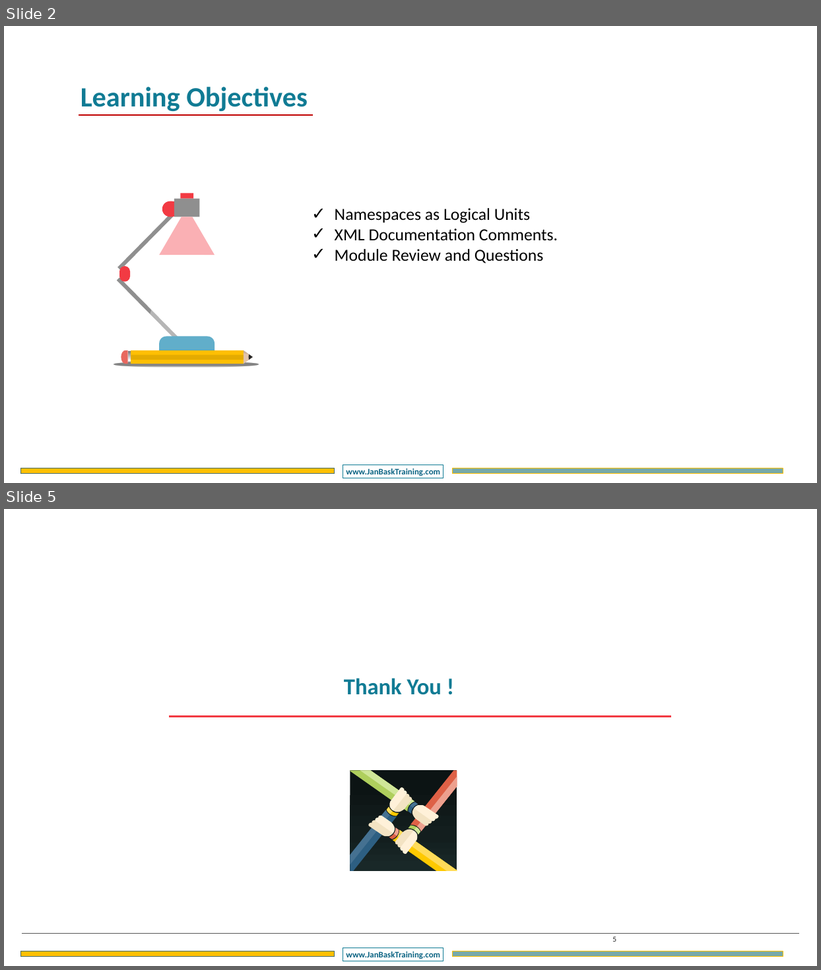
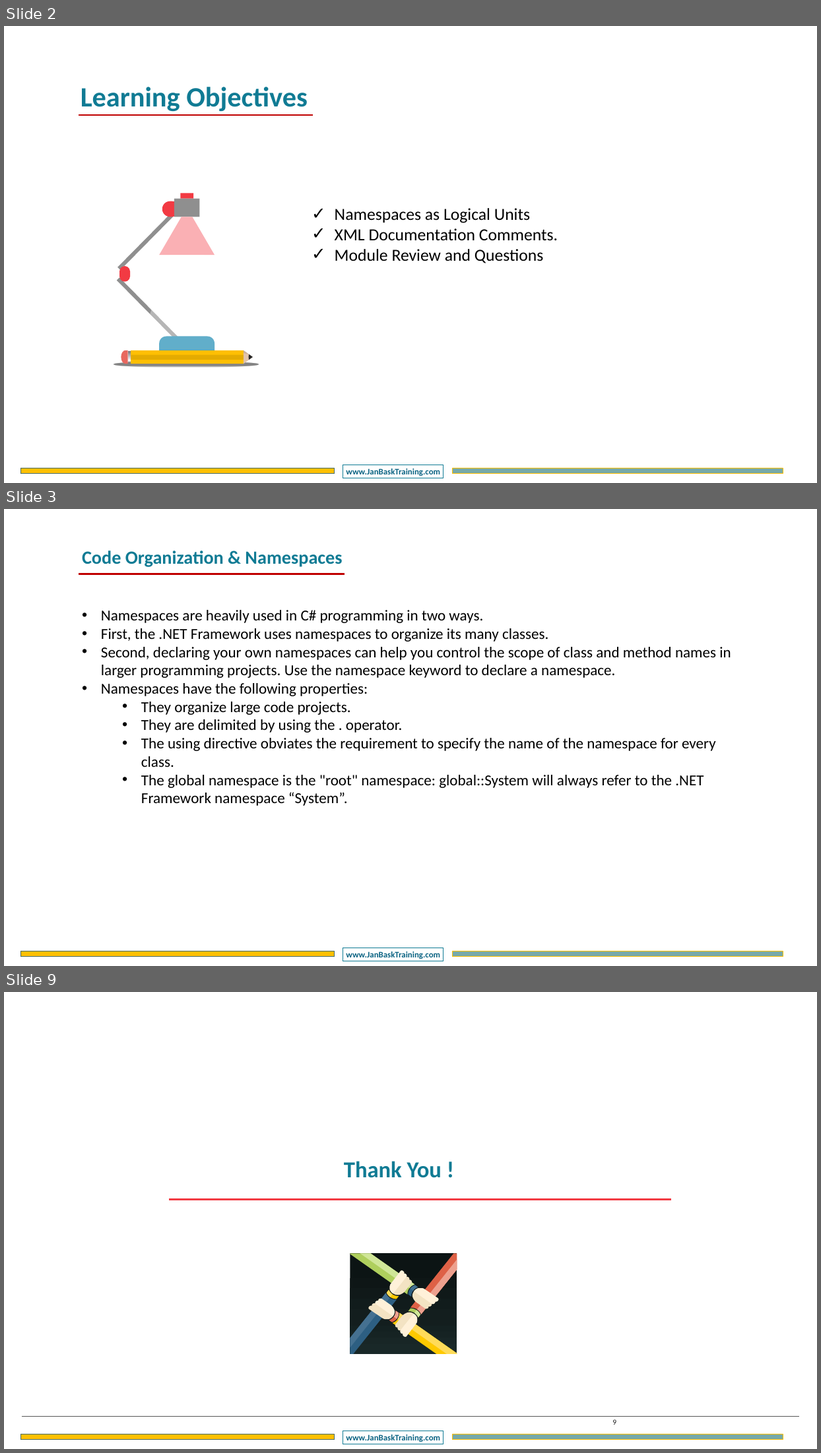
Before and after one commit to DotNetTraining/DotNetEssentials, a slide deck: slides/OOPC/OOPC - Chapter5.pptx. Shown one above the other, each under a label of ours: slides 2 and 5 before the commit, slides 2, 3 and 9 after it; the slides between them are not shown. The pictures are 821x970 and 821x1453 pixels, drawn with LibreOffice and Linux fonts; fonts in the diff are those of the drawing; background and template pictures are left out. Boxes give left, top, right and bottom in pixels: in the first picture for what was removed or moved away, otherwise in the second. Text is boxed around its words. In the diff, an @@ line names an element or a change of style, - is before the commit and + after.

```diff
--- a/slides/OOPC/OOPC - Chapter5.pptx
+++ b/slides/OOPC/OOPC - Chapter5.pptx
@@ slide 3 added at [4,509,817,966], background #FFFFFF; not listed: 3 template elements that a slide beside it also shows @@
@@ text added at [82,551,342,567], 44 pt, text #107B94, bold @@
+Code Organization & Namespaces
@@ line added from (79, 574) to (345, 574), #C00000 4.5 pt @@
@@ text added at [101,610,731,806], 36 pt, text #000000 @@
+• Namespaces are heavily used in C# programming in two ways.
+• First, the .NET Framework uses namespaces to organize its many classes.
+• Second, declaring your own namespaces can help you control the scope of class and method names in larger programming projects. Use the namespace keyword to declare a namespace.
+• Namespaces have the following properties:
+  • They organize large code projects.
+  • They are delimited by using the . operator.
+  • The using directive obviates the requirement to specify the name of the namespace for every class.
+  • The global namespace is the "root" namespace: global::System will always refer to the .NET Framework namespace “System”.
@@ what was slide 5 is now slide 9 @@
@@ page number at [613,1420,616,1425]: text changed @@
-5
+9
```
Also in this commit, not shown: 1 slide changed, 4 other slides added, 1 slide removed, 7 other files.
